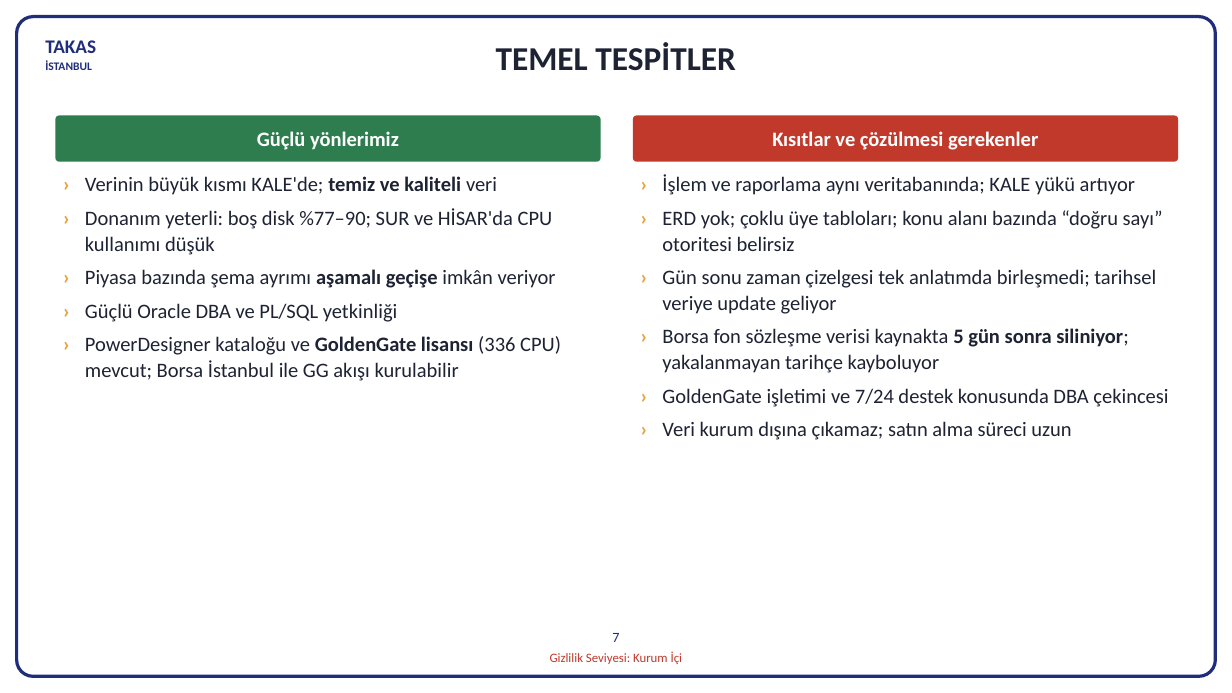
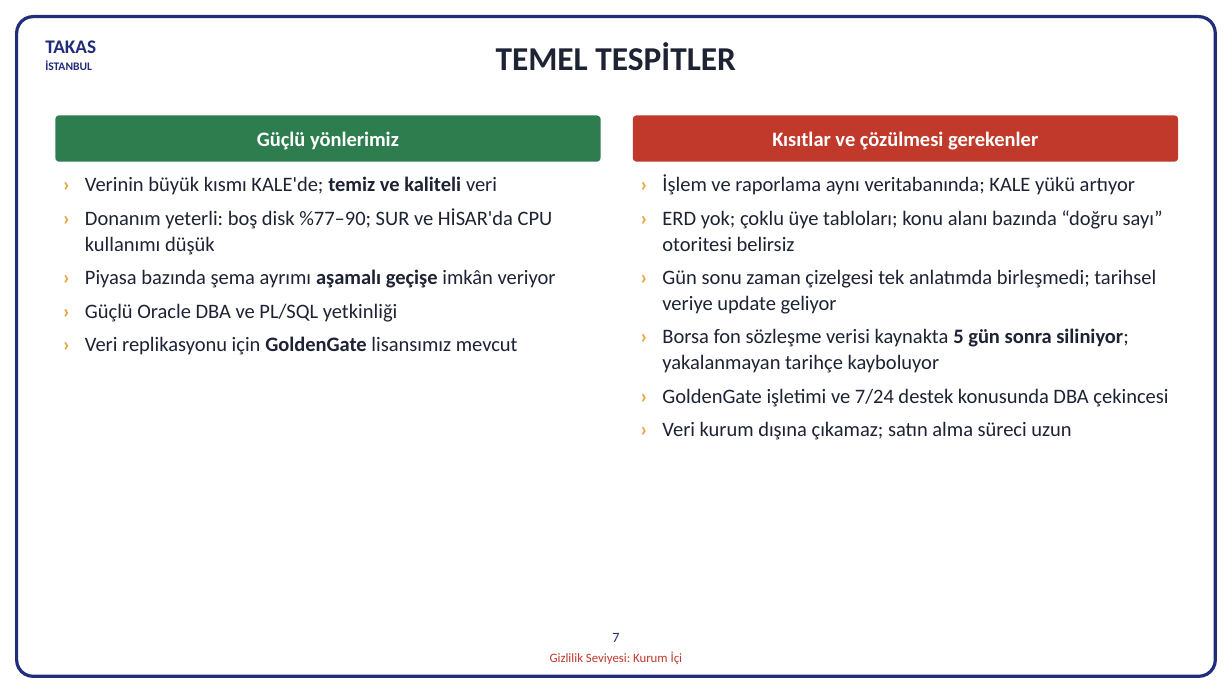
Before and after one commit to hanifidemirel0/Cursor-Projects, a slide deck: slide 7 of outputs/dwh-sunum-kasim-2026/5 - DWHSunum_Kasim2026.pptx. Drawn at 1232x693 pixels with LibreOffice and Linux fonts; fonts in the diff are those of the drawing. Boxes give left, top, right and bottom in pixels: in the first picture for what was removed or moved away, otherwise in the second. Text is boxed around its words. In the diff, an @@ line names an element or a change of style, - is before the commit and + after.

```diff
--- a/outputs/dwh-sunum-kasim-2026/5 - DWHSunum_Kasim2026.pptx
+++ b/outputs/dwh-sunum-kasim-2026/5 - DWHSunum_Kasim2026.pptx
@@ text at bbox=[85, 336, 518, 355]: text changed @@
-› PowerDesigner kataloğu ve GoldenGate lisansı (336 CPU) mevcut; Borsa İstanbul ile GG akışı kurulabilir
+› Veri replikasyonu için GoldenGate lisansımız mevcut
```
Also in this commit, not shown: 2 other files.
